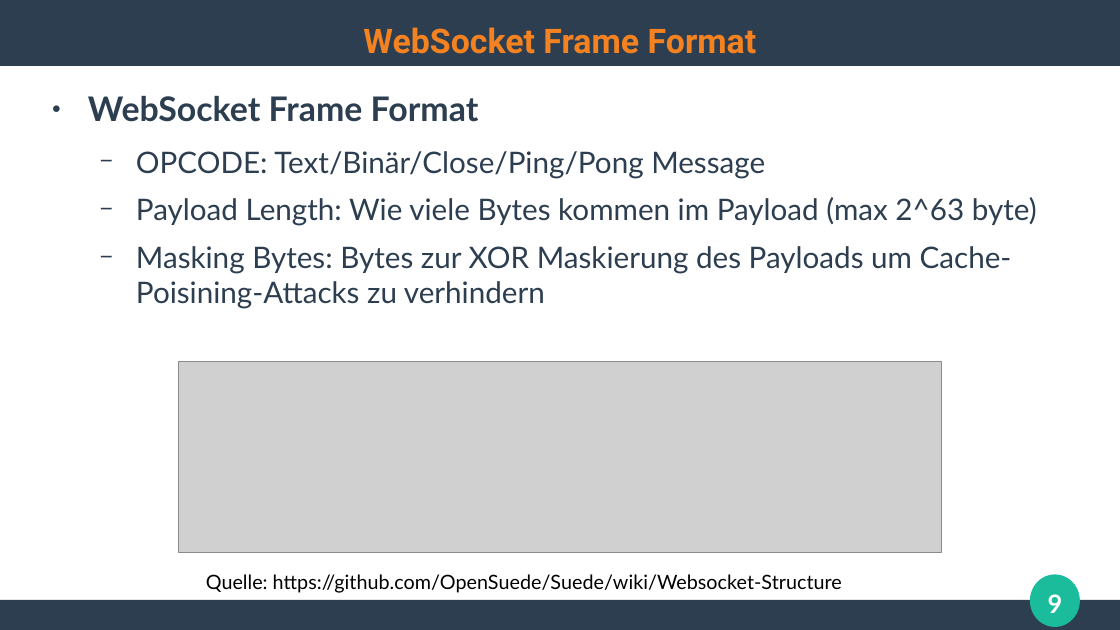
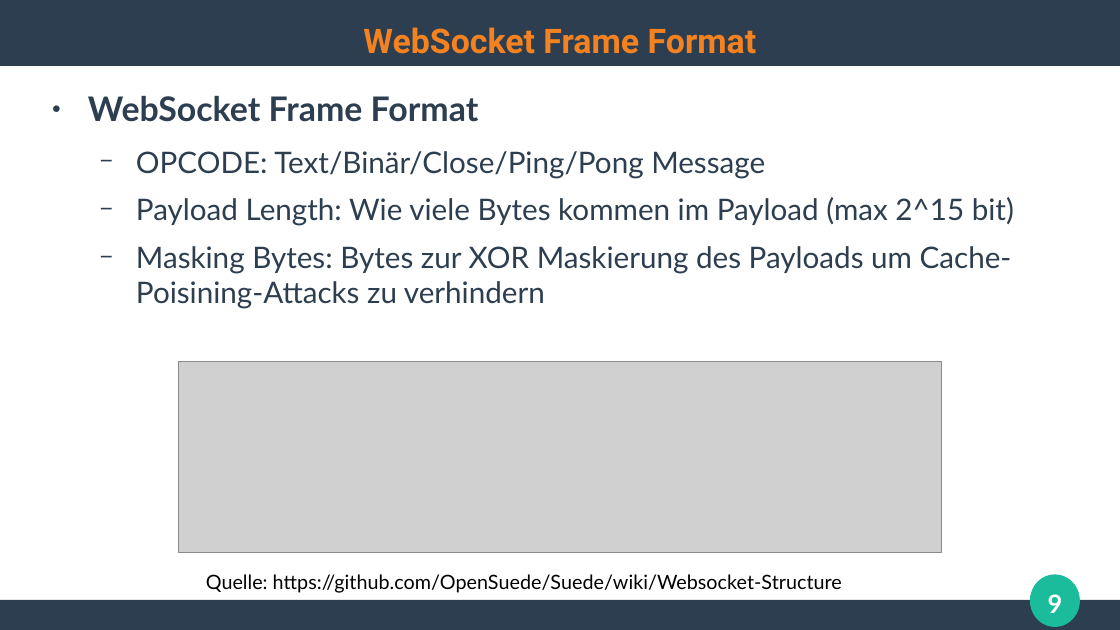
Before and after one commit to ghandmann/HS-AlbSig-WebAnwendungen2, a slide deck: slide 9 of Kapitel/08_WebSockets.odp. Drawn at 1120x630 pixels with LibreOffice and Linux fonts; fonts in the diff are those of the drawing; grey boxes stand for pictures. Boxes give left, top, right and bottom in pixels: in the first picture for what was removed or moved away, otherwise in the second. Text is boxed around its words. In the diff, an @@ line names an element or a change of style, - is before the commit and + after.

```diff
--- a/Kapitel/08_WebSockets.odp
+++ b/Kapitel/08_WebSockets.odp
@@ text at (136, 197, 1014, 226): text changed @@
-  − Payload Length: Wie viele Bytes kommen im Payload (max 2^63 byte)
+  − Payload Length: Wie viele Bytes kommen im Payload (max 2^15 bit)
```
Also in this commit, not shown: 1 other slide changed.
